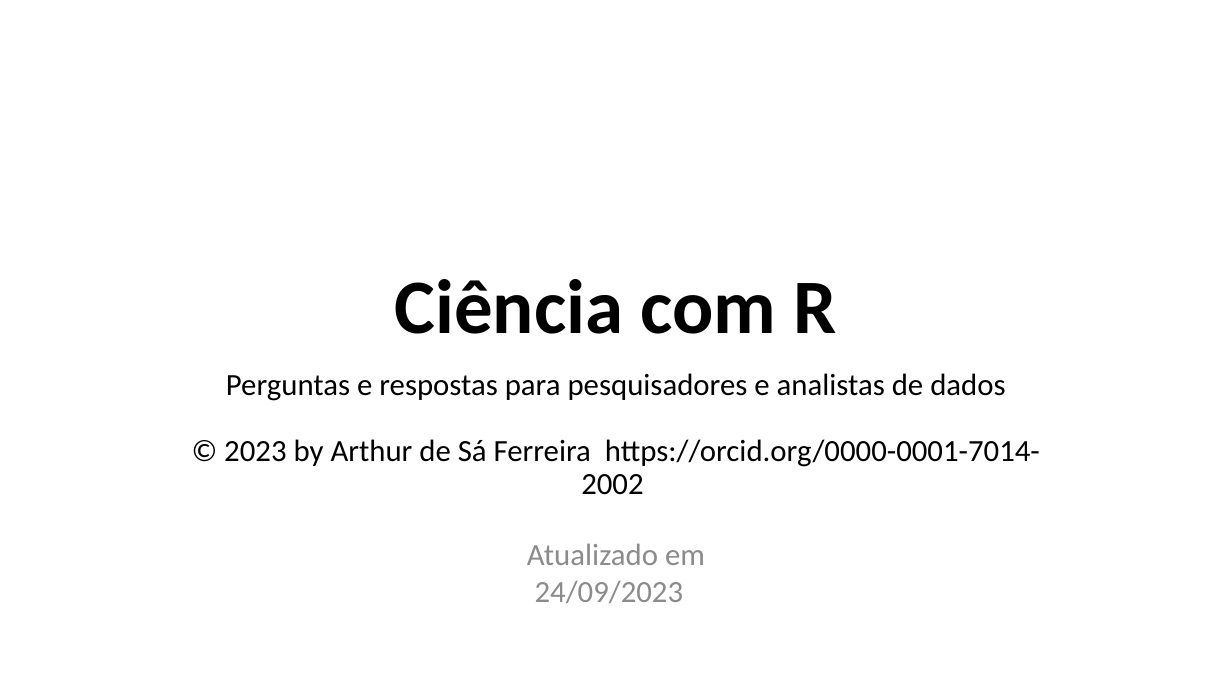
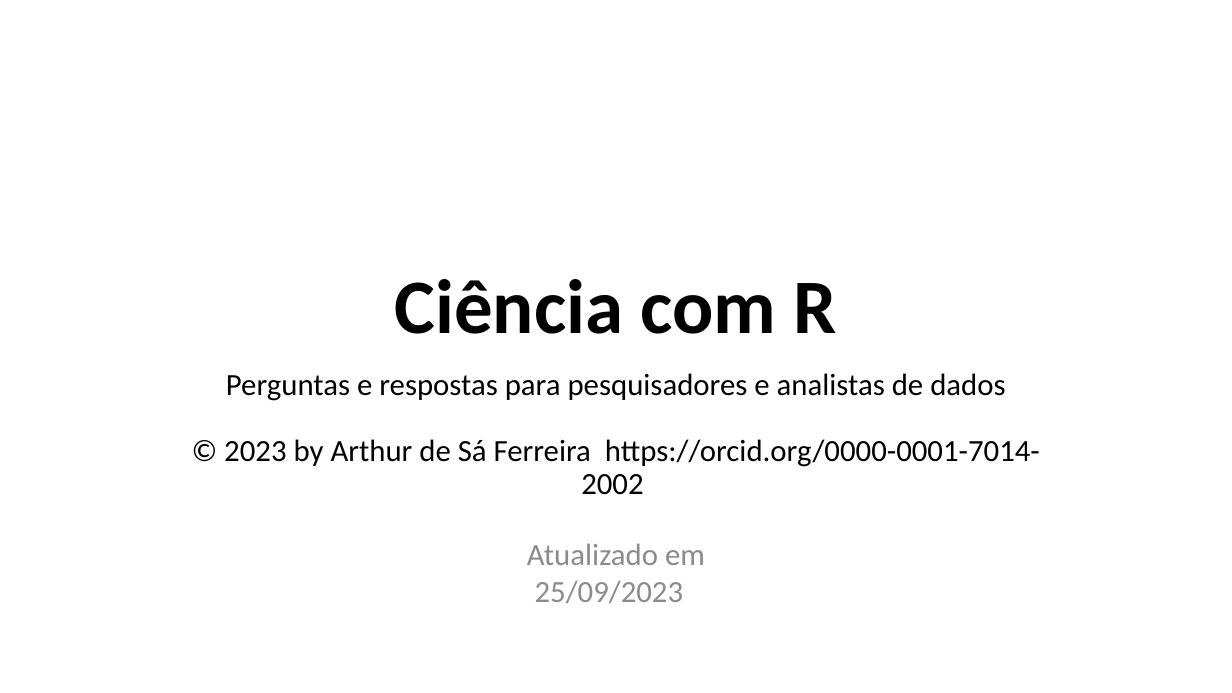
Before and after one commit to FerreiraAS/Ciencia-com-R, a slide deck: slide 1 of Ciência-com-R.pptx. Drawn at 1232x693 pixels with LibreOffice and Linux fonts; fonts in the diff are those of the drawing. Boxes give left, top, right and bottom in pixels: in the first picture for what was removed or moved away, otherwise in the second. Text is boxed around its words. In the diff, an @@ line names an element or a change of style, - is before the commit and + after.

```diff
--- a/Ciência-com-R.pptx
+++ b/Ciência-com-R.pptx
@@ text at (x1=527, y1=543, x2=705, y2=603): text changed @@
-Atualizado em 24/09/2023
+Atualizado em 25/09/2023
```
Also in this commit, not shown: 12 other files.
